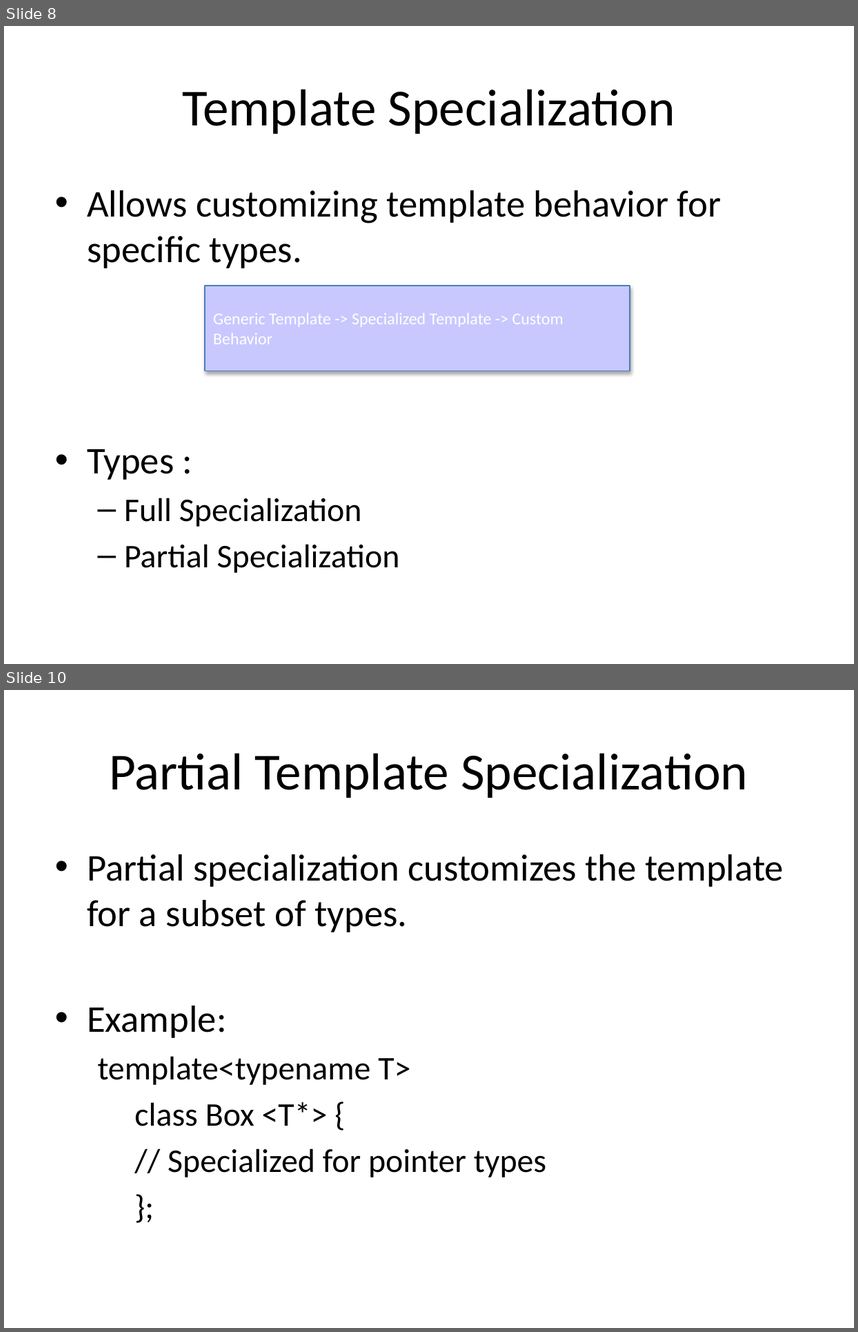
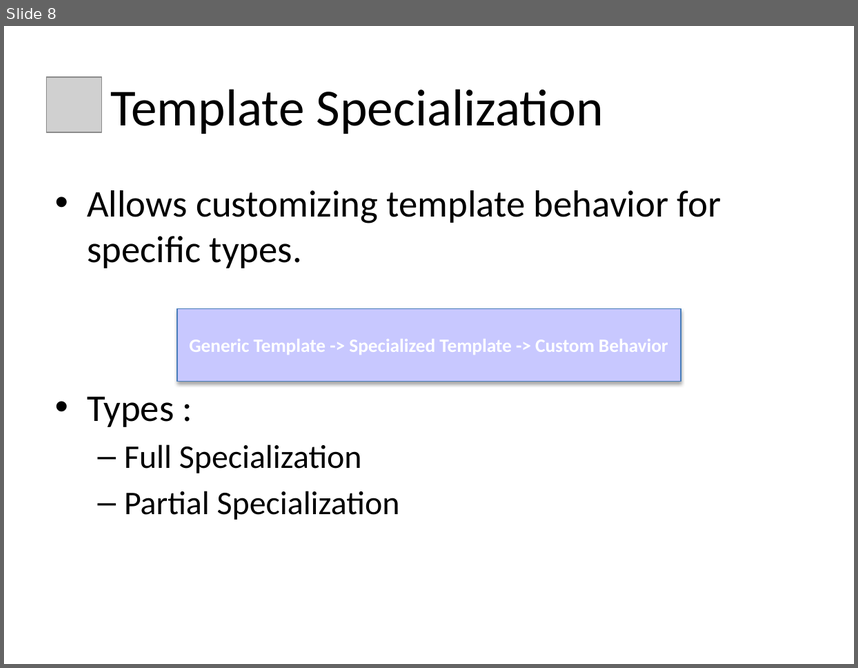
Before and after one commit to Ramjilal4You/CPP_Advanced, a slide deck: Templates/cpp_templates_with_diagrams.pptx. Shown one above the other, each under a label of ours: slides 8 and 10 before the commit, slide 8 after it; the slides between them are not shown. The pictures are 858x1332 and 858x668 pixels, drawn with LibreOffice and Linux fonts; fonts in the diff are those of the drawing; grey boxes stand for pictures; background and template pictures are left out. Boxes give left, top, right and bottom in pixels: in the first picture for what was removed or moved away, otherwise in the second. Text is boxed around its words. In the diff, an @@ line names an element or a change of style, - is before the commit and + after.

```diff
--- a/Templates/cpp_templates_with_diagrams.pptx
+++ b/Templates/cpp_templates_with_diagrams.pptx
@@ slide 10 removed at (4,690,854,1328), background #FFFFFF @@
@@ title removed at (109,753,748,798) @@
-Partial Template Specialization
@@ text removed at (87,854,784,1177) @@
-• Partial specialization customizes the template for a subset of types.
-• Example:
-  template<typename T>
-  class Box <T*> {
-  // Specialized for pointer types
-  };
@@ slide 8 changed as well @@
@@ title "Template Specialization": place and size @@
-title "Template Specialization" at (182,89,675,134)
+title "Template Specialization" at (110,89,604,134)
@@ title "Template Specialization" at (110,89,604,134): alignment centre to left @@
@@ picture added at (47,77,102,132) @@
@@ text "Allows customizing template behavior for ..." rewrapped from (87,190,721,572) to (87,190,721,519) @@
@@ rectangle "Generic Template -> Specialized Template ...": place and size @@
-rectangle "Generic Template -> Specialized Template ..." at (205,285,630,370)
+rectangle "Generic Template -> Specialized Template ..." at (177,308,681,381)
@@ rectangle "Generic Template -> Specialized Template ..." at (177,308,681,381): size 14 to 16 pt, bold on; alignment left to centre @@
```
Also in this commit, not shown: 13 other slides changed, 1 other slide removed, 40 other files.
